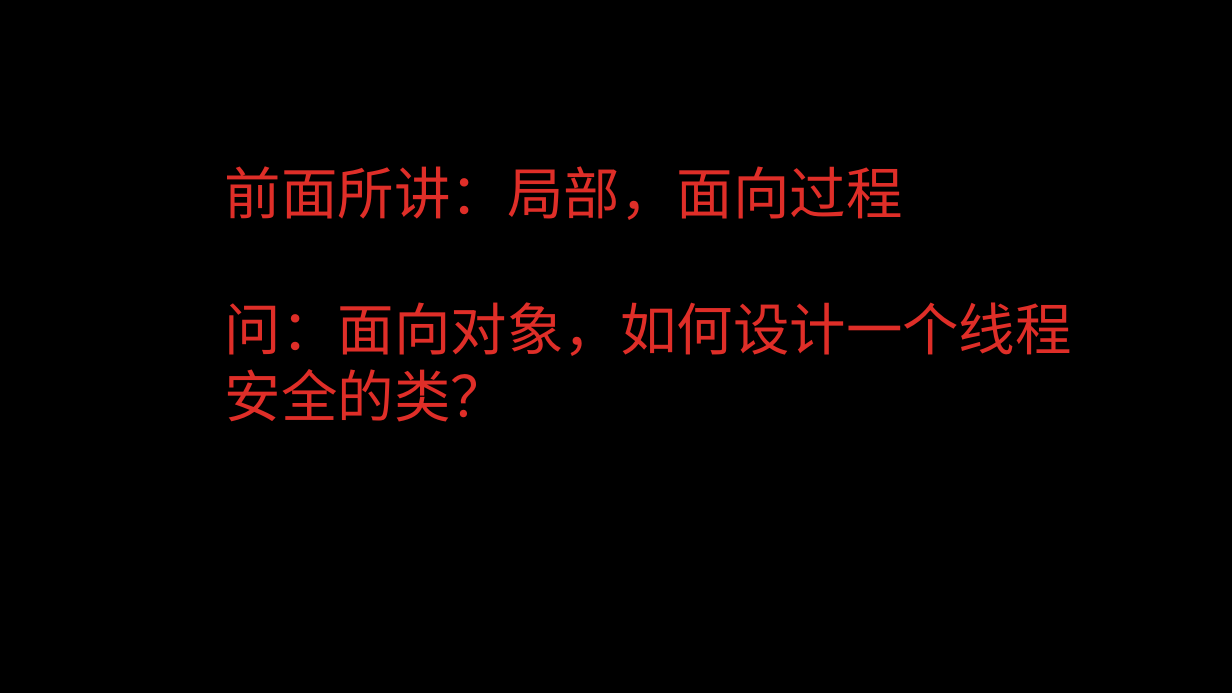
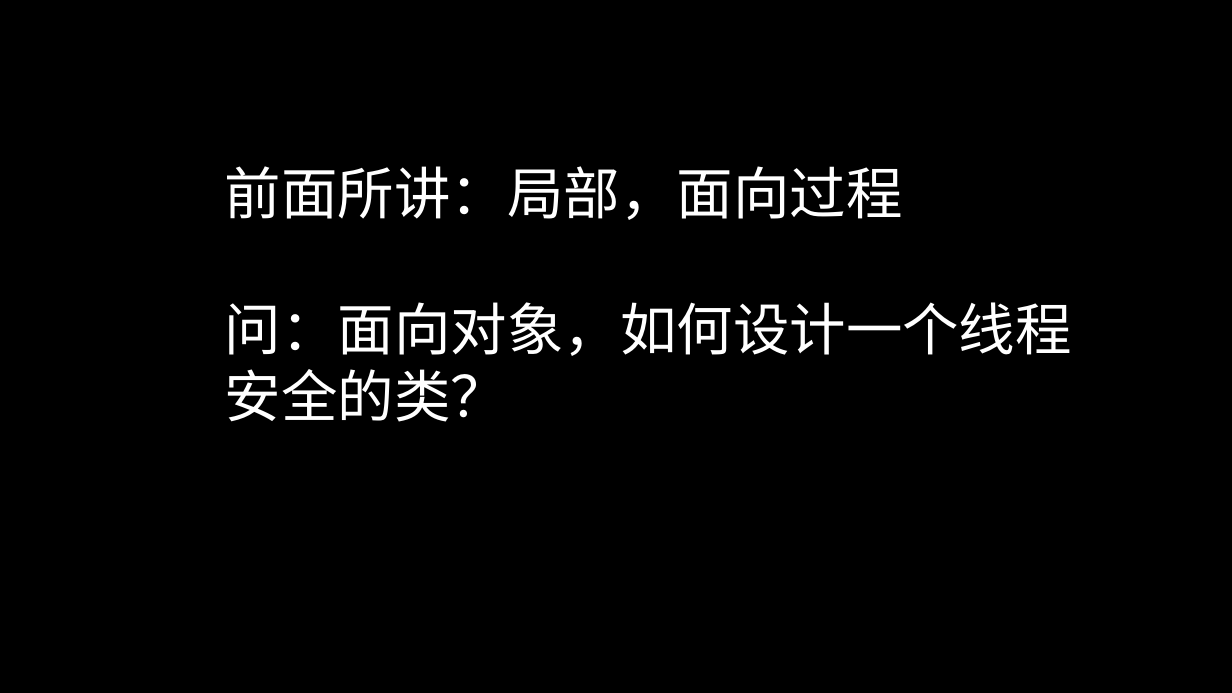
Before and after one commit to GerogeLeon/multithread_demo, a slide deck: slide 19 of JAVA并发编程.pptx (slide 18 before the commit). Drawn at 1232x693 pixels with LibreOffice and Linux fonts; fonts in the diff are those of the drawing; background and template pictures are left out. Boxes give left, top, right and bottom in pixels: in the first picture for what was removed or moved away, otherwise in the second. Text is boxed around its words. In the diff, an @@ line names an element or a change of style, - is before the commit and + after.

```diff
--- a/JAVA并发编程.pptx
+++ b/JAVA并发编程.pptx
@@ text "前面所讲：局部，面向过程" at [225,166,1072,422]: text colour #DF2E28 to #FFFFFF @@
```
Also in this commit, not shown: 6 other slides changed, 1 slide added.
